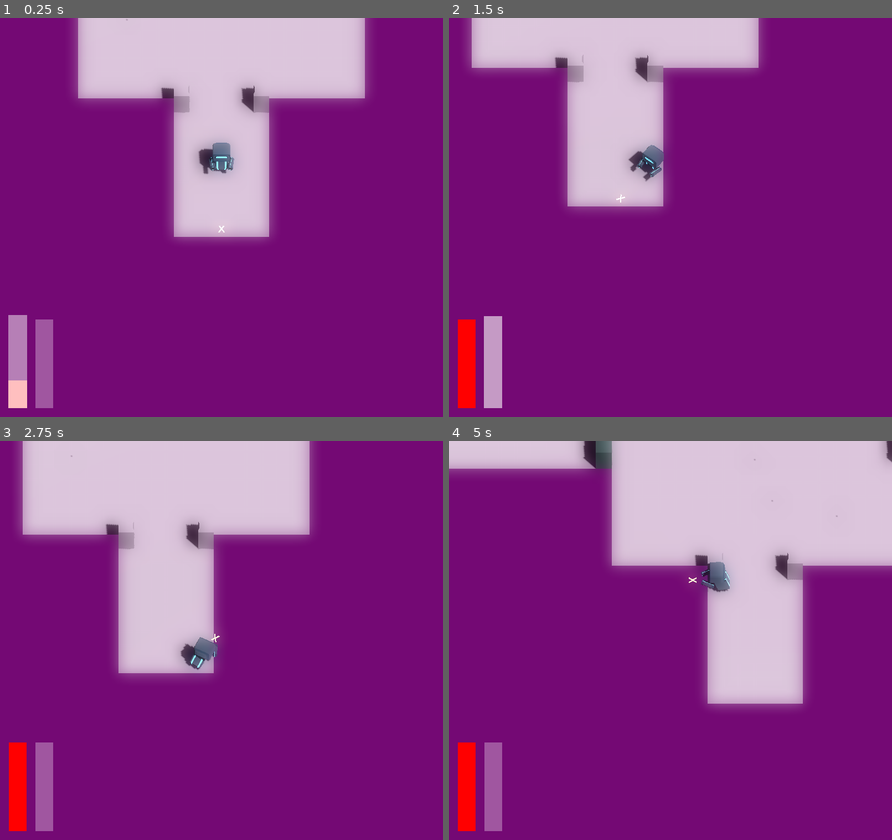
Above: before the commit, frames 1-4 (two rows, left to right).
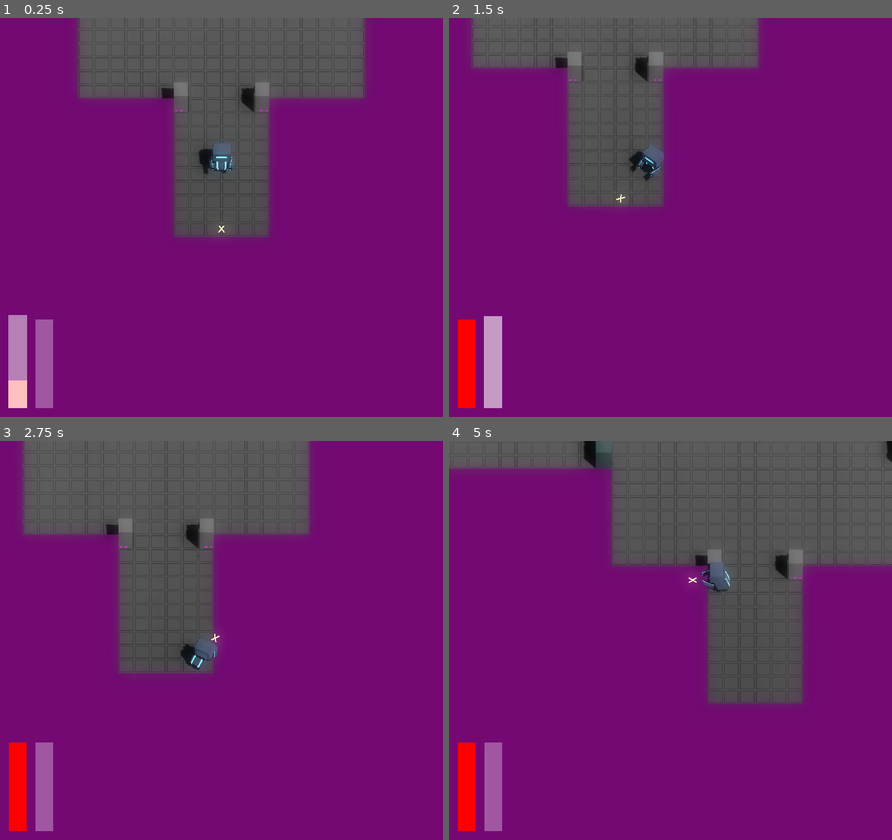
Above: after the commit, the same moments.

Repository: JackEvans24/bullet-absorb
Game: Godot game, scene res://scenes/main.tscn
Same seed, same stepped clock (60 frames per second), same inputs: the game is played once before the commit and once after it.
Inputs (mouse positions are in pixels of both pictures, inside the frame that each line leads up to):
- Up to frame 1 (0.25 s): no input
- Up to frame 2 (1.5 s): move the mouse to (767, 197) at 0.52 s; hold D (move_right) 0.53-1.28 s; hold Ctrl (absorb) 0.53-1.28 s; move the mouse to (581, 237) at 1.27 s; hold S (move_back) from 1.28 s (still down); tap Space (dash) at 1.35 s
- Up to frame 3 (2.75 s): move the mouse to (265, 552) at 2.02 s; release S (move_back) at 2.03 s; press the mouse at (265, 552) at 2.03 s; hold D (move_right) from 2.03 s (still down)
- Up to frame 4 (5 s): move the mouse to (648, 720) at 2.77 s; release D (move_right) at 2.78 s; release the mouse at (648, 720) at 2.78 s; hold W (move_forward) 2.78-3.53 s; tap Ctrl (absorb) at 2.85 s; move the mouse to (803, 700) at 3.52 s; hold A (move_left) from 3.53 s (still down); tap Space (dash) at 3.6 s; move the mouse to (537, 580) at 4.27 s; click (537, 580) at 4.35 s

The runs differ from the first frame. In frame 1, 21% of the frame differs, in the area x 17-83%, y 0-56%; in frame 2, 16%; in frame 3, 23%; in frame 4, 30%, in the area x 0-100%, y 0-67%.

Commit message:
feat: add attraction delay to orb particles

Diff:
--- a/prefabs/pickups/power/power_orb.tscn
+++ b/prefabs/pickups/power/power_orb.tscn
@@ -12,6 +12,7 @@
 script = ExtResource("2_ed2h5")
 power_scene = ExtResource("3_fkl0r")
 power_drop_offset = 2.0
+attraction_delay_range = 0.5
 
 [node name="Orb" parent="." instance=ExtResource("4_cjnl0")]
 absorb_from_ready = true
